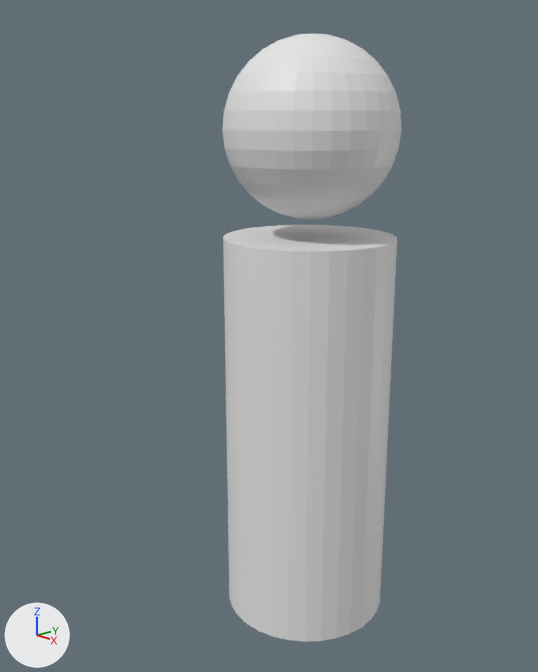
Before and after pictures for a commit that changed the Blender file Player Model.blend.
One viewpoint serves both versions: a 50 mm lens placed at (3.3, -3.39, 3.43), pointed at (-0.27, -0.1, 2.02). Lighting does not change. The marker at lower left points along +X, +Y and +Z.

The scene before the commit, as lines of its bpy script (objects in view):
```python
me_cylinder = bpy.data.meshes.new('Cylinder')
me_cylinder.from_pydata(...)  # a 32-sided cylinder along z spanning x -1.0..1.0, y -1.0..1.0, z -1.0..1.0
me_sphere = bpy.data.meshes.new('Sphere')
me_sphere.from_pydata(...)  # a UV sphere (32 segments, 16 rings, poles along z) spanning x -1.0..1.0, y -1.0..1.0, z -1.0..1.0
ob_cylinder = bpy.data.objects.new('Cylinder', me_cylinder)
ob_cylinder.location = (0.0, 0.0, 1.41)
ob_cylinder.scale = (0.55, 0.55, 1.3)
ob_sphere = bpy.data.objects.new('Sphere', me_sphere)
ob_sphere.location = (0.0, 0.0, 3.367)
ob_sphere.scale = (0.544, 0.544, 0.544)
```
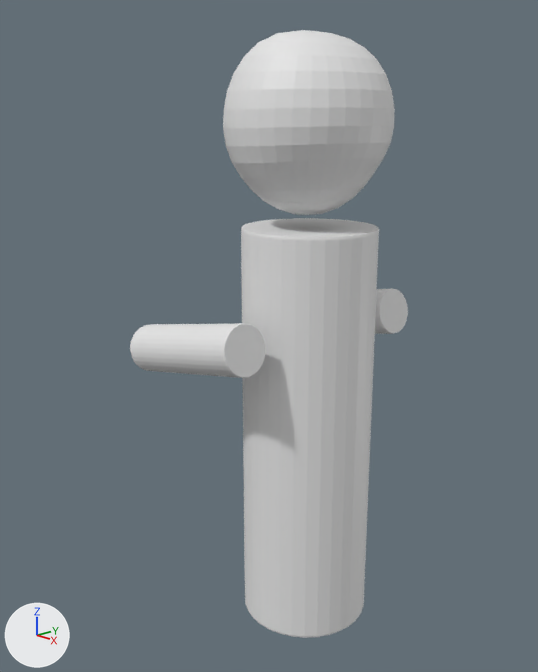
The edits, one by one:
me_sphere is used by ob_sphere; location (0.0, 0.0, 3.367); scale (0.544, 0.544, 0.544).
me_sphere had 482 vertices, 512 faces and spanned x -1.0..1.0, y -1.0..1.0, z -1.0..1.0.
me_sphere now has 482 vertices, 512 faces and spans x -1.01..0.89, y -0.97..0.98, z -0.96..1.02.
me_sphere part 1: 482 of 482 vertices moved; they spanned x -1.0..1.0, y -1.0..1.0, z -1.0..1.0 and now span x -1.01..0.89, y -0.97..0.98, z -0.96..1.02; mean shift (-0.03, 0.0, 0.05); largest move (0.83, 0.0, -0.56) -> (0.68, -0.01, -0.45).
Mesh me_cylinder_003 is new.
It has 128 vertices, 98 faces and spans x -1.0..1.0, y -1.0..1.0, z -1.0..1.0.
Object 'Cylinder' (ob_cylinder) is rescaled from (0.55, 0.55, 1.3) to (0.436, 0.436, 1.36).
Object 'Cylinder.003' (ob_cylinder_003) is new; it shows me_cylinder_003.
Its location is (-0.336, -0.687, 2.032).
Its rotation in degrees is (0, 78, 0).
Its scale is (0.159, 0.159, 0.509).
Object 'Cylinder.001' (ob_cylinder_001) is new; it shows a copy of me_cylinder_003.
Its location is (-0.336, 0.69, 2.032).
Its rotation in degrees is (0, 78, 0).
Its scale is (0.159, 0.159, 0.509).

Where the change shows, as pixel boxes (x1, y1, x2, y2) in the pictures (538 x 672 px):
'Cylinder', rescaled (21% narrower)
    before: (223, 225, 397, 642)
    after: (241, 218, 379, 638)
'Sphere', reshaped
    before: (222, 34, 401, 219)
    after: (223, 30, 395, 215)
'Cylinder.003', added
    after: (130, 323, 266, 378)
'Cylinder.001', added
    after: (375, 288, 408, 334)
